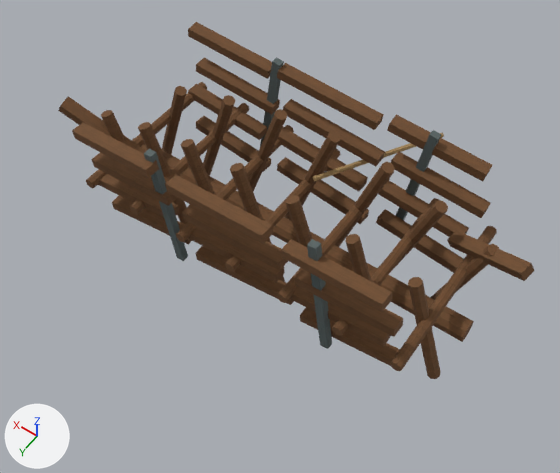
One commit to the OBJ model Assets/ProjectOEN/ProductionArt/Meshes/environment_set_dressing/en-001_shipwreck_hull_chunk__medium.obj: the scene before it, then after it.
The view is the same before and after, from a 50 mm lens placed at (-2.12, 3.04, 4.94), pointed at (-0.06, 0.16, 0.42). Lighting does not change. The marker at lower left points along +X, +Y and +Z. The picture after the commit comes second. Where no turn or scale is listed for an object, it has been applied to the vertices. Vertices at exactly the same position are counted once.

The older version as bpy lines, for what is in view:
```python
me_en_001_shipwreck_hull_chunk__medium = bpy.data.meshes.new('en-001_shipwreck_hull_chunk__medium')
me_en_001_shipwreck_hull_chunk__medium.from_pydata(...)  # 656 vertices, 1100 faces; spans x -1.77..1.85, y -1.26..0.73, z -0.03..1.25
# faces by material slot: [1024, 48, 28]
me_en_001_shipwreck_hull_chunk__medium.materials.append(mat_wood)  # picture img_wood_albedo_png
me_en_001_shipwreck_hull_chunk__medium.materials.append(mat_metal)  # picture img_metal_albedo_png
me_en_001_shipwreck_hull_chunk__medium.materials.append(mat_rope)  # picture img_rope_albedo_png
ob_en_001_shipwreck_hull_chunk__medium = bpy.data.objects.new('en-001_shipwreck_hull_chunk__medium', me_en_001_shipwreck_hull_chunk__medium)
ob_en_001_shipwreck_hull_chunk__medium.location = (0.0, 0.0, 0.0)
```
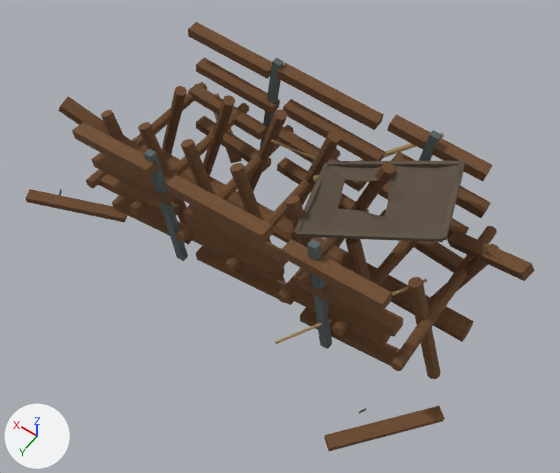
Patch to the scene script:
```diff
--- a/Assets/ProjectOEN/ProductionArt/Meshes/environment_set_dressing/en-001_shipwreck_hull_chunk__medium.obj.py
+++ b/Assets/ProjectOEN/ProductionArt/Meshes/environment_set_dressing/en-001_shipwreck_hull_chunk__medium.obj.py
@@ img_cloth_albedo_png @@
+img_cloth_albedo_png = load_image('cloth_albedo.png', '../../Materials/Textures/cloth_albedo.png', 1024, 1024, 'sRGB')
@@ mat_cloth @@
+mat_cloth = principled_material('Cloth')
+mat_cloth.texture = img_cloth_albedo_png
+mat_cloth.roughness = 0.89
@@ me_en_001_shipwreck_hull_chunk__medium @@
 # used by ob_en_001_shipwreck_hull_chunk__medium; location = (0.0, 0.0, 0.0)
-me_en_001_shipwreck_hull_chunk__medium.from_pydata(...)  # 656 vertices, 1100 faces; spans x -1.77..1.85, y -1.26..0.73, z -0.03..1.25
+me_en_001_shipwreck_hull_chunk__medium.from_pydata(...)  # 824 vertices, 1356 faces; spans x -1.77..2.01, y -1.26..1.21, z -0.03..1.28
+# me_en_001_shipwreck_hull_chunk__medium part 1
+# 156 vertices are added at x -1.71..2.01, y -1.1..1.21, z -0.02..1.28
+# 6 new vertices lie (0.14, 0.05, -0.07) away from vertices in x -1.11..-0.61, y -0.54..0.34, z 1.02..1.22
+# 6 new vertices lie (0.0, 0.0, 0.06) away from vertices in x -1.71..1.54, y -1.1..1.15, z -0.02..0.08
+# 112 new faces join them, mat_cloth (picture img_cloth_albedo_png)
+# 48 new faces join them, mat_rope (picture img_rope_albedo_png)
+# 48 new faces join them, mat_wood (picture img_wood_albedo_png)
+# 48 new faces join them, mat_metal (picture img_metal_albedo_png)
 me_en_001_shipwreck_hull_chunk__medium.materials.append(mat_wood)
@@ me_en_001_shipwreck_hull_chunk__medium @@
 me_en_001_shipwreck_hull_chunk__medium.materials.append(mat_rope)
+me_en_001_shipwreck_hull_chunk__medium.materials.append(mat_cloth)  # picture img_cloth_albedo_png
```

Boxes [x1, y1, x2, y2] around the edits, measured in the pictures (560 x 473 px):
'en-001_shipwreck_hull_chunk__medium', reshaped (7% wider, 20% taller)
    before: [58, 22, 535, 379]
    after: [26, 22, 535, 451]
part 1 of me_en_001_shipwreck_hull_chunk__medium, added
    after: [26, 93, 465, 451]
